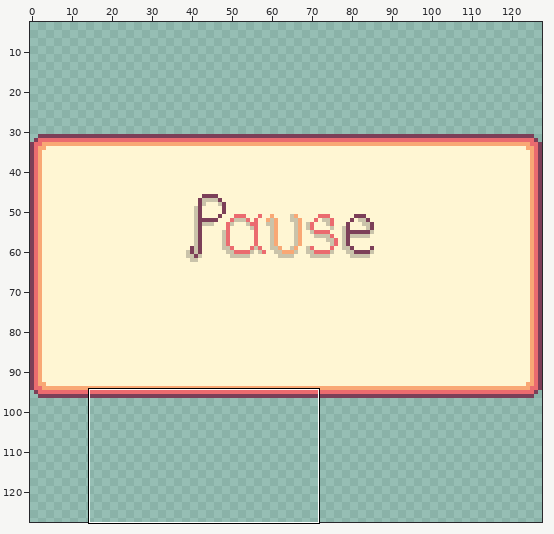
File history of a pixel-art file, Assets/Scenes/Part 3 UI Testing/UI elements/Pause_UI.aseprite. Above: a wide view before the commit, with the close-up outlined.
Close-up. Before:
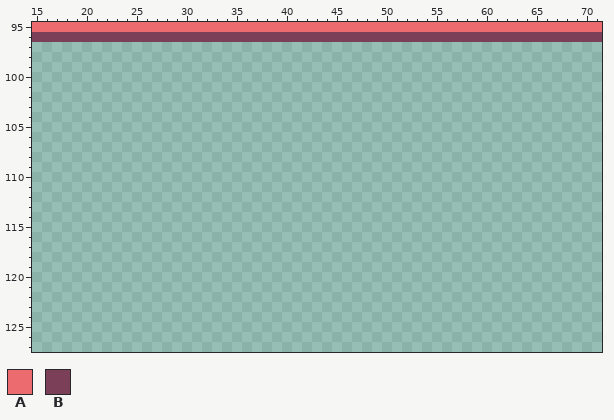
128x128 pixels, 1 frame. Shown: x 15..71, y 95..127. The wide view leaves out empty margins. The commit also changed other parts of the picture, which this record leaves out.
Palette (. is transparent): A #eb6b6f  B #7c3f58
Pixels before, first column x 15:
95 AAAAAAAAAAAAAAAAAAAAAAAAAAAAAAAAAAAAAAAAAAAAAAAAAAAAAAAAA
96 BBBBBBBBBBBBBBBBBBBBBBBBBBBBBBBBBBBBBBBBBBBBBBBBBBBBBBBBB
Once edited:
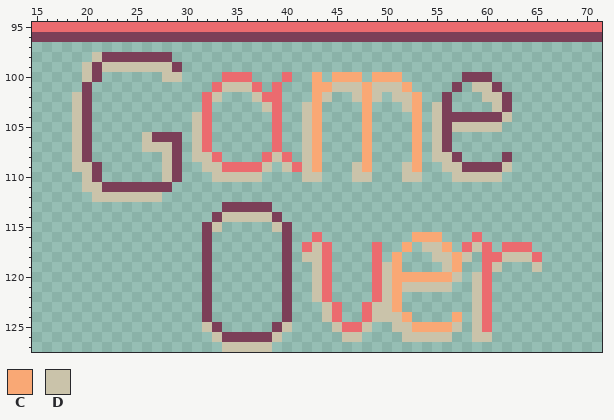
Colours new in this view: C #f9a875  D #cac3aa
Change:
layer "Layer 2" added
Layer "Layer 2":
y 98: x 21..28 ........ -> DBBBBBBB
y 99: x 20..29 .......... -> DBDDDDDDDB
y 100: x 20..21 .. -> DB; x 28..29 .. -> DD; x 34..36 ... -> AAA; x 40 . -> A; x 43 . -> C; x 45..47 ... -> CCC; x 49..51 ... -> CCC; x 58..60 ... -> BBB
y 101: x 20 . -> B; x 33..37 ..... -> ADDDA; x 39 . -> A; x 43..52 .......... -> CCDDDCDDDC; x 57 . -> B; x 59..61 ... -> DDB
y 102: x 19..20 .. -> DB; x 32..33 .. -> AD; x 37..39 ... -> DAA; x 43..44 .. -> CD; x 47..49 ... -> DCD; x 51..53 ... -> DDC; x 56 . -> B; x 60..62 ... -> DDB
y 103: x 19..20 .. -> DB; x 32 . -> A; x 38..39 .. -> DA; x 42..43 .. -> DC; x 48 . -> C; x 52..53 .. -> DC; x 55..56 .. -> DB; x 61..62 .. -> DB
y 104: x 19..20 .. -> DB; x 31..32 .. -> DA; x 39 . -> A; x 42..43 .. -> DC; x 48 . -> C; x 53 . -> C; x 55..62 ........ -> DBBBBBBD
y 105: x 19..20 .. -> DB; x 31..32 .. -> DA; x 39 . -> A; x 42..43 .. -> DC; x 48 . -> C; x 53 . -> C; x 55..61 ....... -> DBDDDDD
y 106: x 19..20 .. -> DB; x 26..29 .... -> DBBB; x 31..32 .. -> DA; x 39 . -> A; x 42..43 .. -> DC; x 48 . -> C; x 53 . -> C; x 55..56 .. -> DB
y 107: x 19..20 .. -> DB; x 26..29 .... -> DDDB; x 31..32 .. -> DA; x 39 . -> A; x 42..43 .. -> DC; x 48 . -> C; x 53 . -> C; x 55..56 .. -> DB
y 108: x 19..20 .. -> DB; x 28..29 .. -> DB; x 31..33 ... -> DDA; x 38..40 ... -> ADA; x 42..43 .. -> DC; x 48 . -> C; x 53 . -> C; x 55..57 ... -> DDB; x 62 . -> B
y 109: x 19..21 ... -> DDB; x 28..29 .. -> DB; x 32..38 ....... -> DDAAAAD; x 40..43 .... -> DADC; x 47..48 .. -> DC; x 52..53 .. -> DC; x 56..62 ....... -> DDBBBBD
y 110: x 20..21 .. -> DB; x 28..29 .. -> DB; x 33..37 ..... -> DDDDD; x 42..43 .. -> DD; x 47..48 .. -> DD; x 52..53 .. -> DD; x 57..61 ..... -> DDDDD
y 111: x 20..28 ......... -> DDBBBBBBB
y 112: x 21..27 ....... -> DDDDDDD
y 113: x 34..38 ..... -> BBBBB
y 114: x 33..39 ....... -> BDDDDDB
y 115: x 32..33 .. -> BD; x 39..40 .. -> DB
y 116: x 32 . -> B; x 40 . -> B; x 43 . -> A; x 53..55 ... -> CCC; x 59 . -> A
y 117: x 32 . -> B; x 40 . -> B; x 42..44 ... -> ADA; x 49 . -> A; x 52 . -> C; x 54..56 ... -> DDC; x 58..60 ... -> ADA; x 62..64 ... -> AAA
y 118: x 32 . -> B; x 40 . -> B; x 42..44 ... -> DDA; x 49 . -> A; x 51 . -> C; x 55..58 .... -> DDCD; x 60..65 ...... -> AADDDA
y 119: x 32 . -> B; x 40 . -> B; x 43..44 .. -> DA; x 49..51 ... -> ADC; x 56..57 .. -> DC; x 60..61 .. -> AD; x 65 . -> D
y 120: x 32 . -> B; x 40 . -> B; x 43..44 .. -> DA; x 49..57 ......... -> ADCCCCCCD; x 59..60 .. -> DA
y 121: x 32 . -> B; x 40 . -> B; x 43..44 .. -> DA; x 49..56 ........ -> ADCDDDDD; x 59..60 .. -> DA
y 122: x 32 . -> B; x 40 . -> B; x 43..44 .. -> DA; x 49..51 ... -> ADC; x 59..60 .. -> DA
y 123: x 32 . -> B; x 40 . -> B; x 44..45 .. -> DA; x 48..51 .... -> ADDC; x 59..60 .. -> DA
y 124: x 32 . -> B; x 40 . -> B; x 44..45 .. -> DA; x 48..52 ..... -> ADDDC; x 57 . -> C; x 59..60 .. -> DA
y 125: x 32..33 .. -> DB; x 39..40 .. -> BD; x 45..48 .... -> DAAD; x 51..57 ....... -> DDCCCCD; x 59..60 .. -> DA
y 126: x 33..39 ....... -> DBBBBBD; x 46..47 .. -> DD; x 52..56 ..... -> DDDDD; x 59..60 .. -> DD
y 127: x 34..38 ..... -> DDDDD
Changed places in both close-ups, as pixel boxes (x1, y1, x2, y2):
added: (72, 52, 542, 352)
